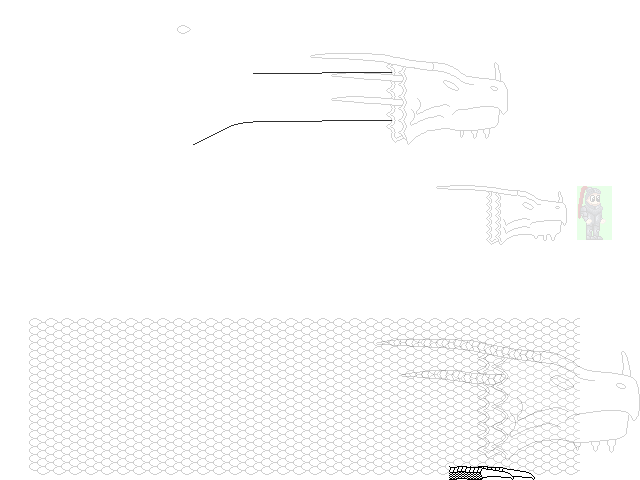
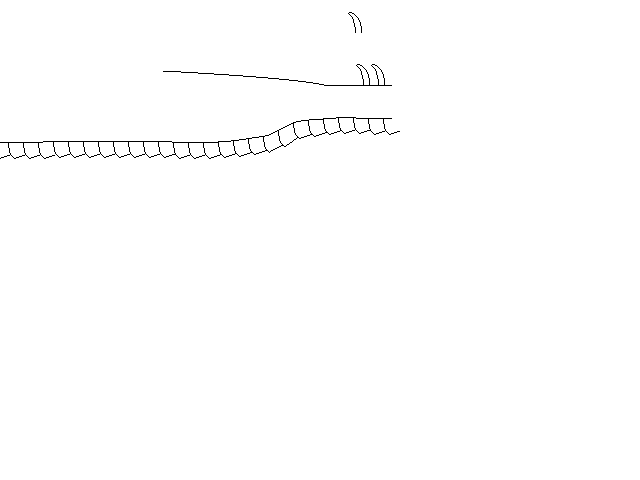
Layered file, before and after one edit (640 x 480). Changes by layer:
hid "New Layer#5" over [449, 466, 514, 480]
hid "New Layer#6" over [470, 466, 535, 480]
hid "New Layer", opacity 18% → 100%, painted on it over [310, 53, 640, 461]
"New Layer#7": opacity 81% → 100%, painted on it over [0, 12, 640, 480]
